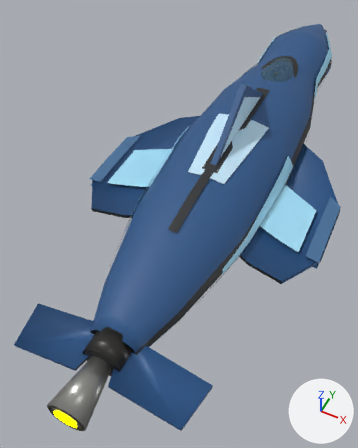
Two versions of the glTF model ThoriumGap_JS/models/Ship_Orca_486148.glb, one commit apart.
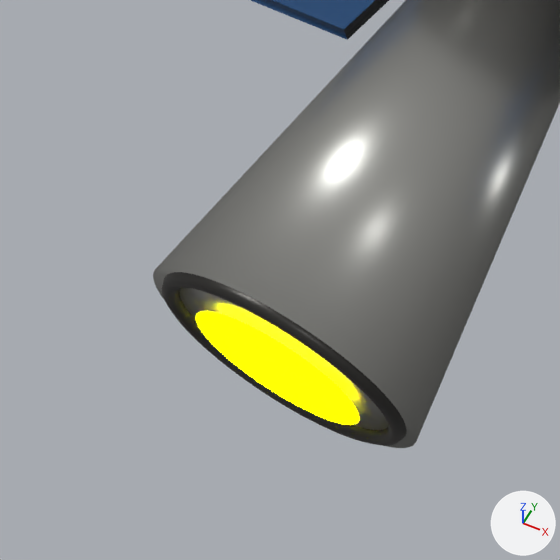
The first picture shows the older version from a camera (50 mm lens) standing at (1.8, -5.67, 4.87) and looking at (-0.34, -1.4, -0.48). The close-ups show the older and then the newer version on the part from 7% to 30% of the width and 81% to 100% of the height of that picture. Only the edits that show in the close-ups are written down. The lights are fixed; the arrows at lower right show +X, +Y and +Z. Where no turn or scale is listed for an object, it has been applied to the vertices.

In view in the first close-up: 'EngineBell_MainLargeBurnishedNozzle', 'EngineEmitter', 'EngineLip_MainDarkNozzleRim', 'TailFluke_Left_SweptAftStabilizer'.
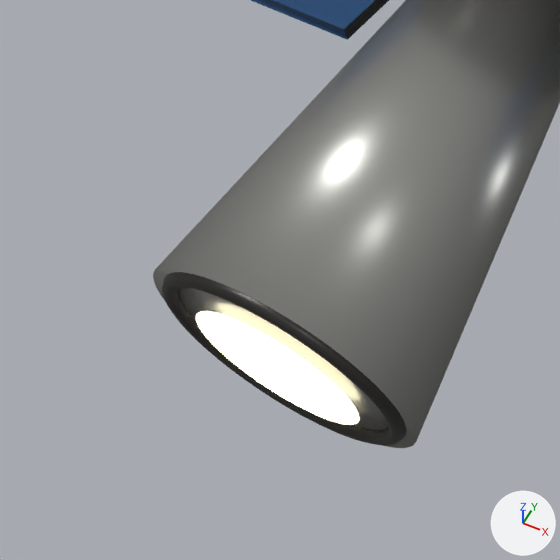
Where the change shows, as pixel boxes (x1, y1, x2, y2) in the close-ups (560 x 560 px):
'EngineEmitter', recoloured (yellow to beige)
    both: (196, 311, 360, 425)

The edits, one by one:
In material 'EngineGlow' (mat_engineglow), emission_color goes from (1.0, 1.0, 0.0) (yellow #ffff00) to (0.62, 0.57, 0.4) (beige #cec7aa).
